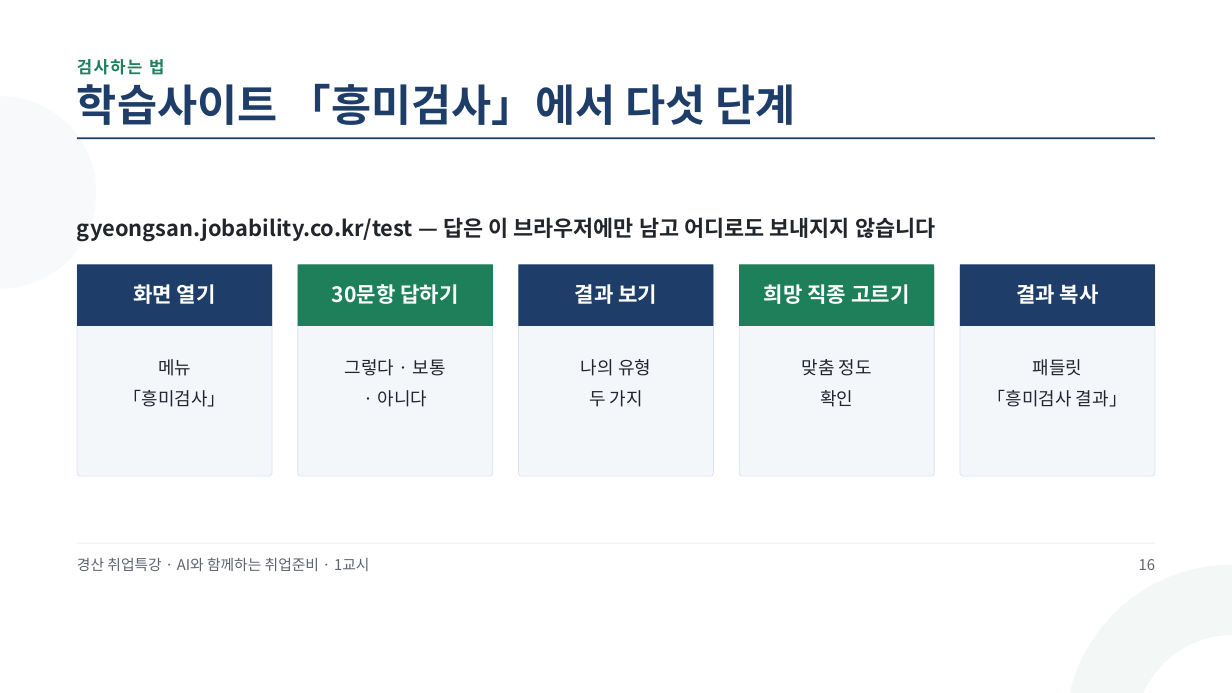
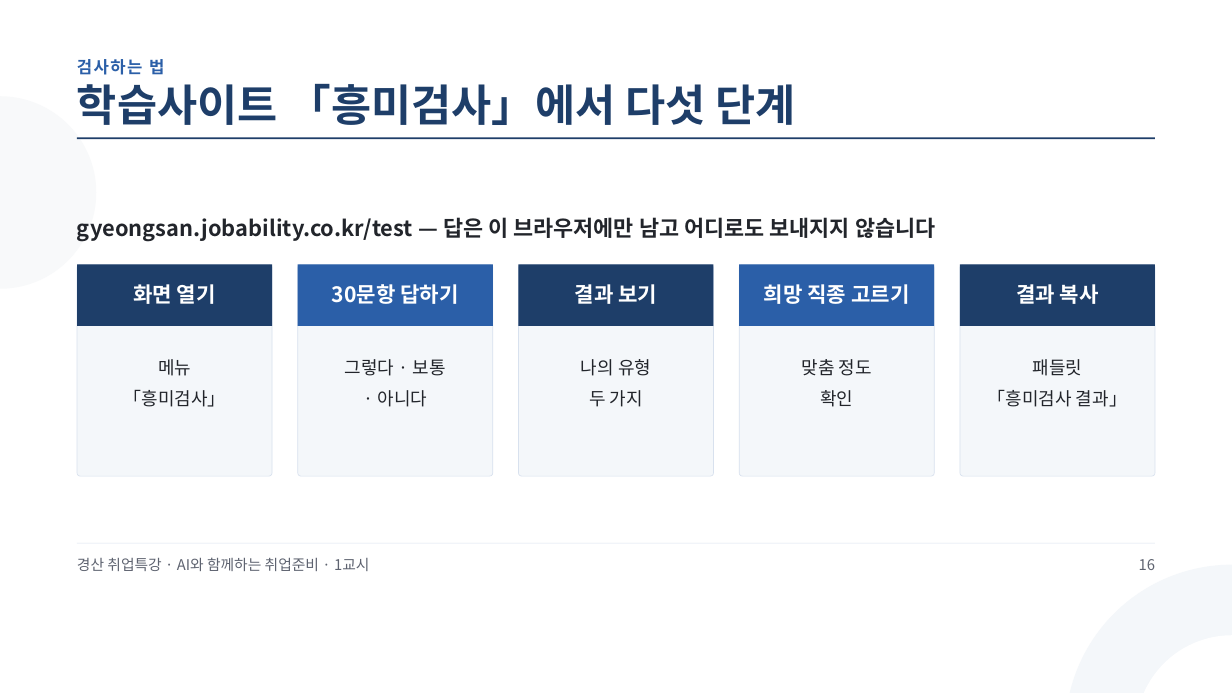
Before and after one commit to aebonlee/materials, a slide deck: slide 16 of gyeongsan/GSJOB2_1교시_워크숍_내소개_흥미검사.pptx. Drawn at 1232x693 pixels with LibreOffice and Linux fonts; fonts in the diff are those of the drawing. Boxes give left, top, right and bottom in pixels: in the first picture for what was removed or moved away, otherwise in the second. Text is boxed around its words. In the diff, an @@ line names an element or a change of style, - is before the commit and + after.

```diff
--- a/gyeongsan/GSJOB2_1교시_워크숍_내소개_흥미검사.pptx
+++ b/gyeongsan/GSJOB2_1교시_워크숍_내소개_흥미검사.pptx
@@ text "검사하는 법" at <box>77,59,164,75</box>: text colour #1E7F5B to #2B5FA8 @@
@@ rectangle at <box>298,264,493,326</box>: fill #1E7F5B to #2B5FA8 @@
@@ rectangle at <box>739,264,934,326</box>: fill #1E7F5B to #2B5FA8 @@
```
Also in this commit, not shown: 18 other slides changed, 13 other files.
